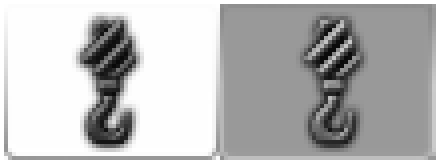
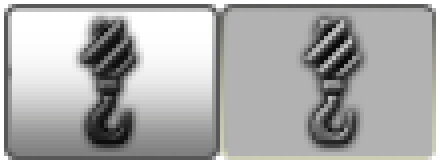
Revision of a layered 440 × 164 image; what changed, layer by layer:
removed group "组 1" (4 layers) over [4, 4, 436, 160]
added layer "渐变填充 1" (50%) above "图层 1 拷贝" over [12, 40, 212, 152]
moved "图层 1 拷贝" out of group "组 1" over [304, 20, 360, 144]
moved "图层 1" out of group "组 1" over [80, 40, 136, 144]
added layer "颜色填充 1" (30%) above "Decompressed Image" over [228, 12, 432, 156]
moved "Decompressed Image" out of group "组 1", painted on it over [4, 4, 436, 160]
removed layer "Decompressed Image" (2nd of 2, in "组 1") from group "组 1" over [4, 4, 220, 160]
